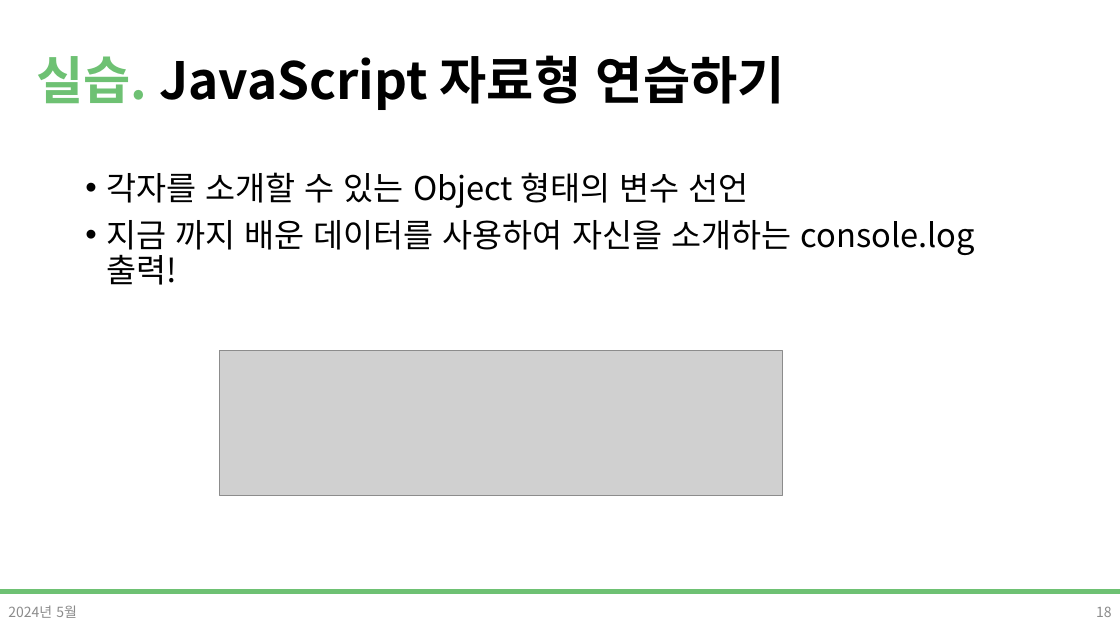
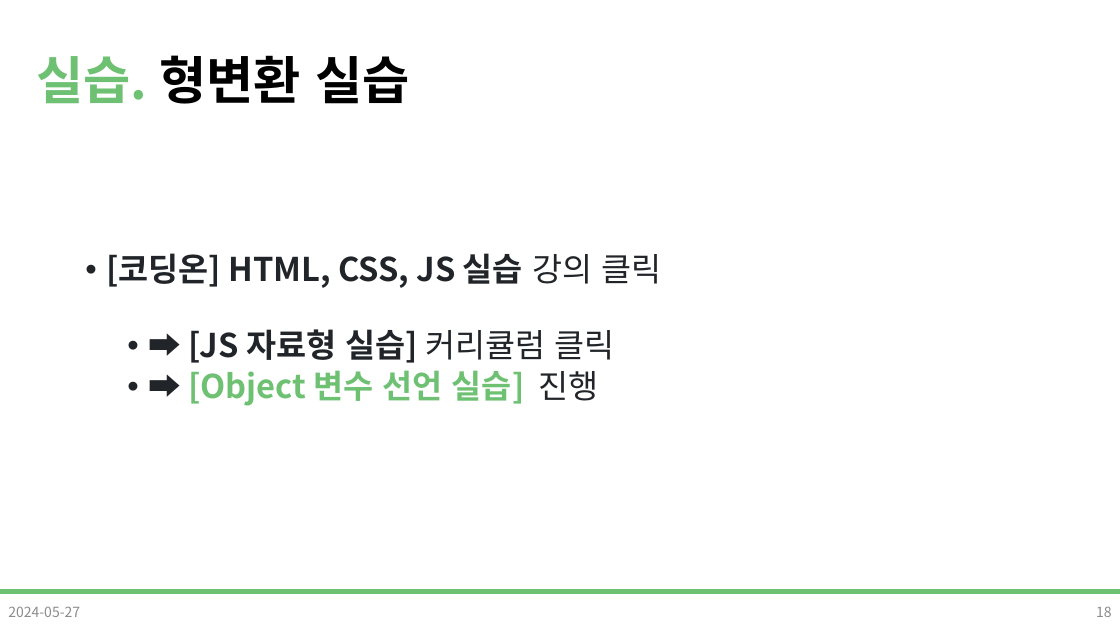
Before and after one commit to DevDamon0527/SeSAC_Yeongdeungpo_Campus_6th, a slide deck: slide 18 of material/[SeSAC_YDP_6] 04_2_Javascript.pptx. Drawn at 1120x630 pixels with LibreOffice and Linux fonts; fonts in the diff are those of the drawing; grey boxes stand for pictures; background and template pictures are left out. Boxes give left, top, right and bottom in pixels: in the first picture for what was removed or moved away, otherwise in the second. Text is boxed around its words. In the diff, an @@ line names an element or a change of style, - is before the commit and + after.

```diff
--- a/material/[SeSAC_YDP_6] 04_2_Javascript.pptx
+++ b/material/[SeSAC_YDP_6] 04_2_Javascript.pptx
@@ title at bbox=[36, 55, 409, 104]: text changed @@
-실습. JavaScript 자료형 연습하기
+실습. 형변환 실습
@@ text at bbox=[106, 253, 661, 406]: text changed; text colour #000000 to #212529; bold on @@
-• 각자를 소개할 수 있는 Object 형태의 변수 선언
-• 지금 까지 배운 데이터를 사용하여 자신을 소개하는 console.log 출력!
+• [코딩온] HTML, CSS, JS 실습 강의 클릭
+  • ➡ [JS 자료형 실습] 커리큘럼 클릭
+  • ➡ [Object 변수 선언 실습] 진행
@@ picture removed at bbox=[219, 351, 783, 496] @@
@@ text at bbox=[8, 606, 80, 617]: text changed @@
-2024년 5월
+2024-05-27
```
Also in this commit, not shown: 2 other slides changed, 1 other file.
